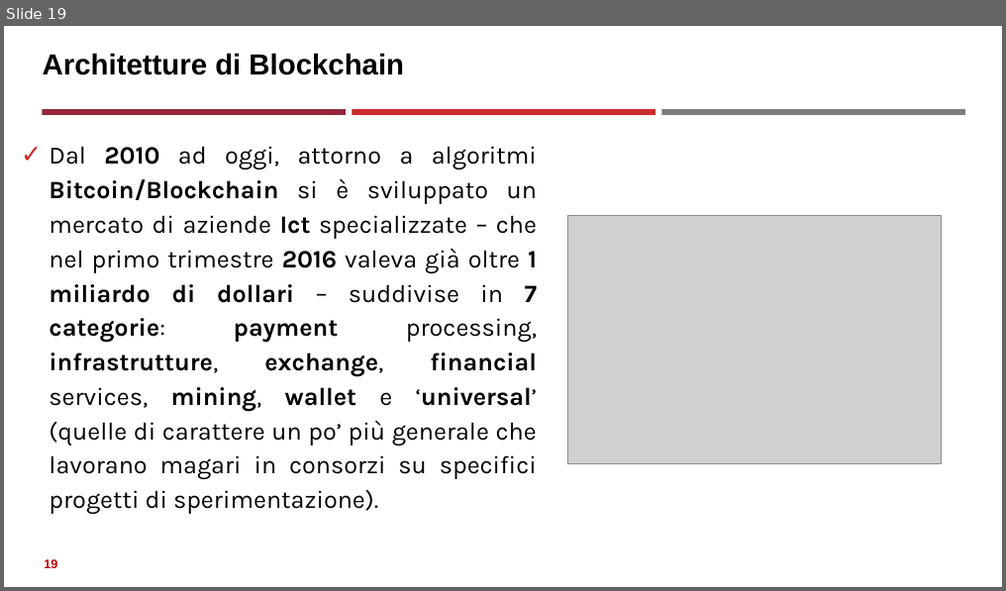
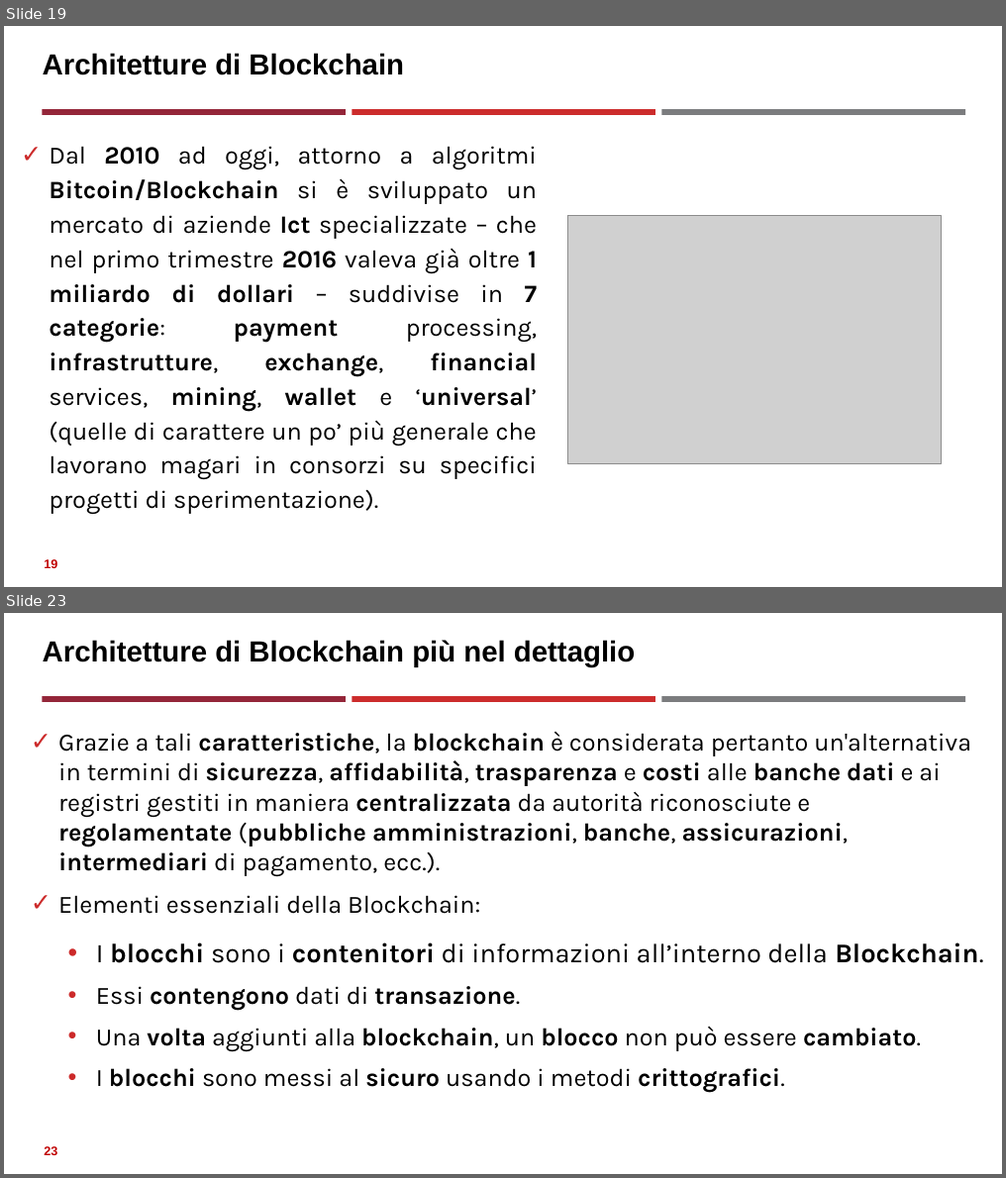
Before and after one commit to neural1977/data_science_interview_material, a slide deck: Assicurazioni/Distributed Ledger Technology_ita.pptx. Shown one above the other, each under a label of ours: slide 19 before the commit, slides 19 and 23 after it; the slides between them are not shown. The pictures are 1006x591 and 1006x1178 pixels, drawn with LibreOffice and Linux fonts; fonts in the diff are those of the drawing; grey boxes stand for pictures. Boxes give left, top, right and bottom in pixels: in the first picture for what was removed or moved away, otherwise in the second. Text is boxed around its words. In the diff, an @@ line names an element or a change of style, - is before the commit and + after.

```diff
--- a/Assicurazioni/Distributed Ledger Technology_ita.pptx
+++ b/Assicurazioni/Distributed Ledger Technology_ita.pptx
@@ slide 23 added at box(4, 613, 1002, 1174), background #FFFFFF; not listed: 3 template elements that a slide beside it also shows @@
@@ title added at box(43, 640, 635, 667), 28 pt, text #000000, bold @@
+Architetture di Blockchain più nel dettaglio
@@ text added at box(58, 732, 984, 1093), 24 pt, text #000000 @@
+✓ Grazie a tali caratteristiche, la blockchain è considerata pertanto un'alternativa in termini di sicurezza, affidabilità, trasparenza e costi alle banche dati e ai registri gestiti in maniera centralizzata da autorità riconosciute e regolamentate (pubbliche amministrazioni, banche, assicurazioni, intermediari di pagamento, ecc.).
+✓ Elementi essenziali della Blockchain:
+  • I blocchi sono i contenitori di informazioni all’interno della Blockchain.
+  • Essi contengono dati di transazione.
+  • Una volta aggiunti alla blockchain, un blocco non può essere cambiato.
+  • I blocchi sono messi al sicuro usando i metodi crittografici.
@@ page number added at box(44, 1147, 57, 1156), 12 pt, text #C00000, bold @@
+23
```
Also in this commit, not shown: 2 slides changed, 6 other slides added, 1 other file.
